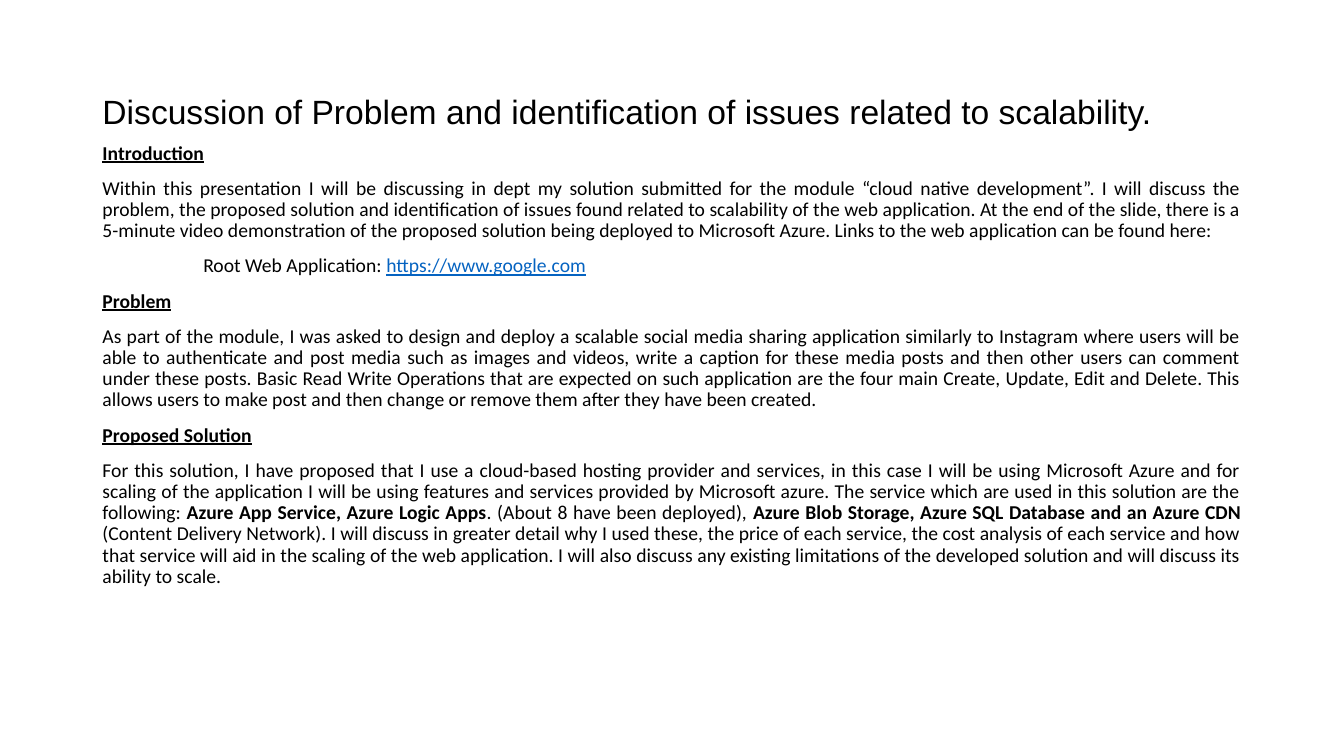
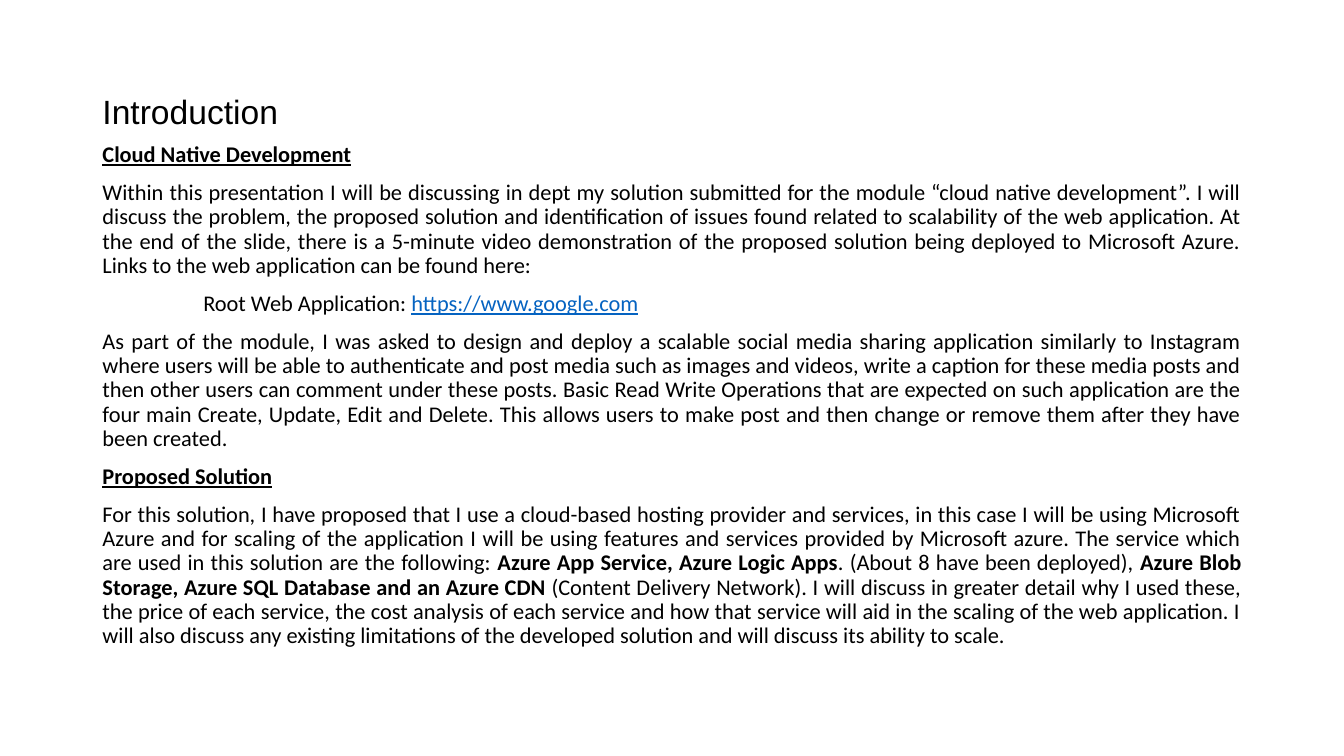
Before and after one commit to DevTobsterr/COM682, a slide deck: slide 2 of Cloud Native Development.pptx. Drawn at 1344x756 pixels with LibreOffice and Linux fonts; fonts in the diff are those of the drawing. Boxes give left, top, right and bottom in pixels: in the first picture for what was removed or moved away, otherwise in the second. Text is boxed around its words. In the diff, an @@ line names an element or a change of style, - is before the commit and + after.

```diff
--- a/Cloud Native Development.pptx
+++ b/Cloud Native Development.pptx
@@ title at [102, 99, 277, 125]: text changed @@
-Discussion of Problem and identification of issues related to scalability.
+Introduction
@@ text at [102, 146, 351, 166]: text changed; size 14 to 16 pt @@
-Introduction
+Cloud Native Development
@@ text at [102, 184, 1241, 647]: size 14 to 16 pt @@
@@ text at [102, 294, 171, 311]: paragraph removed @@
-Problem
```
Also in this commit, not shown: 1 other slide changed, 2 slides added, 1 slide removed, 1 other file.
